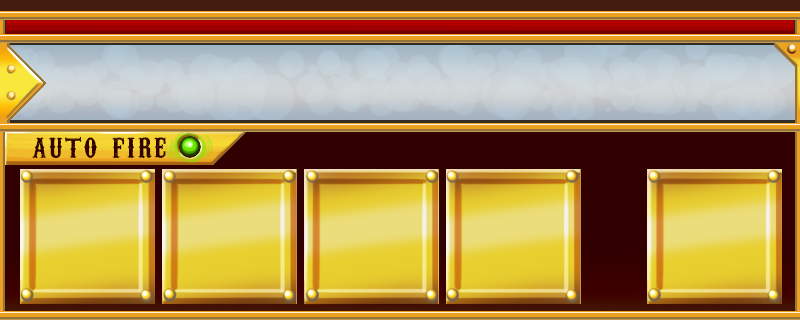
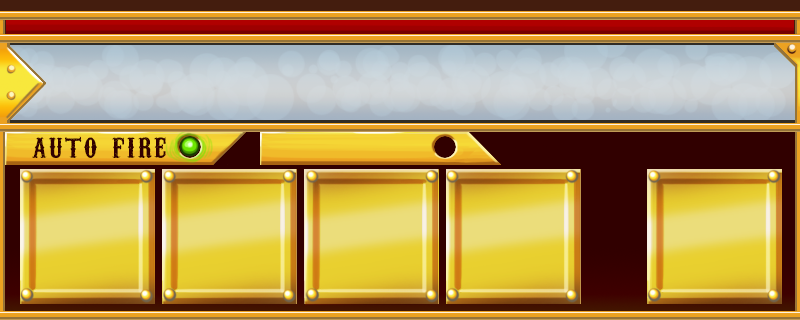
The second 800 x 320 image is a revision of the first. Changes to its layers:
added layer "Layer 34" above "Layer 31" over <box>260,132,501,165</box>
